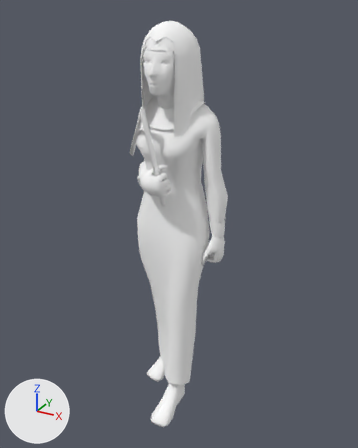
An edit to the glTF model assets/models/buildings/ptol_statue_walking_female.glb, drawn before and after from the same camera.
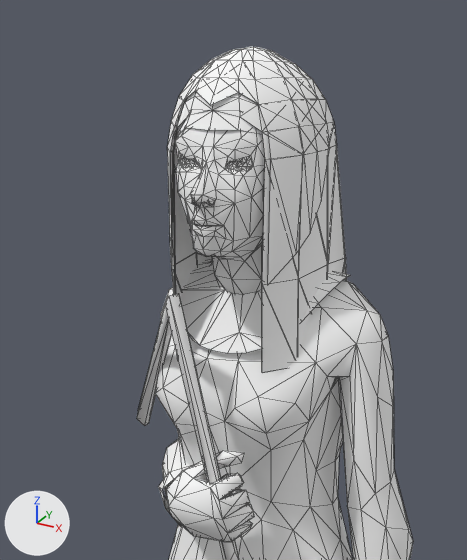
Each version is shown whole from a 50 mm lens placed at (3.62, -6.21, 8.62), pointed at (0.18, 0.04, 5.49), then close up on the part from 23% to 69% of the width and 1% to 45% of the height. Arrows for +X, +Y and +Z are at lower left; the lights stay in place. The last two pictures show the newer version. The close-ups show mesh edges as thin lines. Vertices at exactly the same position are counted once.

Names of what the first close-up shows: 'Building'.
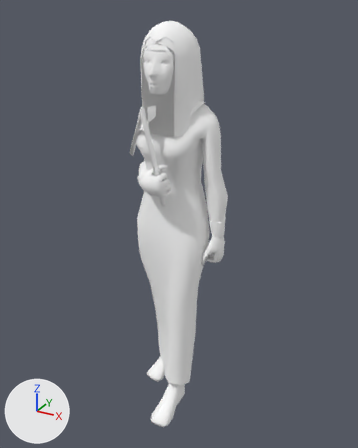
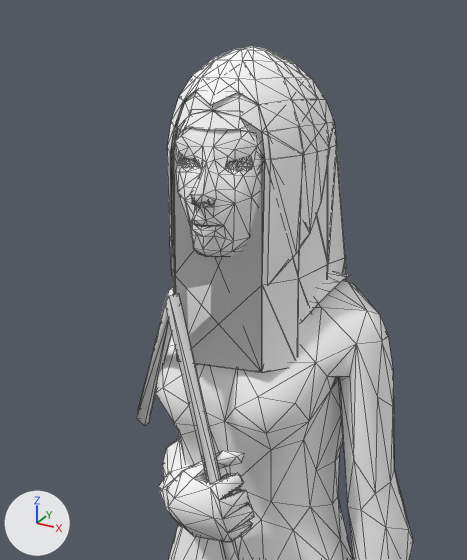
What the commit changed:
me_b is used by ob_building; location (0.0, 0.0, 0.0).
me_b had 1291 vertices, 2211 faces and spanned x -0.75..0.91, y -0.99..0.84, z 2.31..8.44.
me_b now has 1620 vertices, 2497 faces and spans x -0.75..0.91, y -0.99..0.84, z 2.31..8.44.
me_b part 1: 277 vertices added at x -0.41..0.51, y -0.53..0.52, z 6.12..8.43.
Other edits to the shape of me_b do not show in these pictures.

What differs and where, as boxes (x1, y1, x2, y2) in the close-ups (467 x 560 px):
part 1 of me_b, added
    after: (162, 91, 348, 527)
